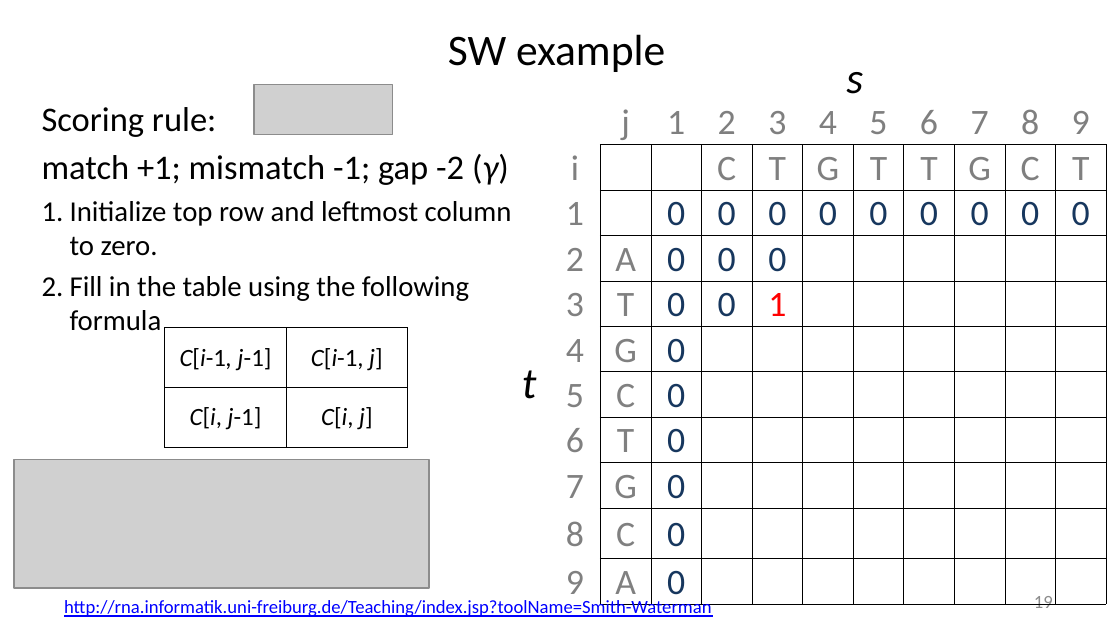
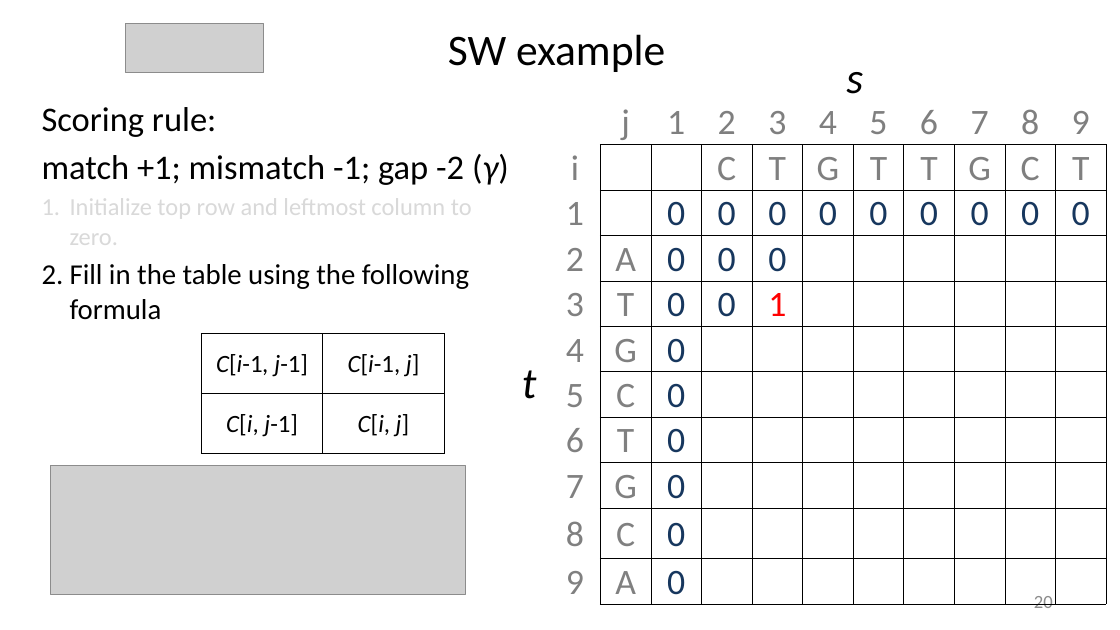
Before and after one commit to liu3zhenlab/teaching, a slide deck: slide 20 of PLPTH813Bioinformatis/2025/1_lecture/lecture04_alignment_I.pptx (slide 19 before the commit). Drawn at 1120x630 pixels with LibreOffice and Linux fonts; fonts in the diff are those of the drawing; grey boxes stand for pictures. Boxes give left, top, right and bottom in pixels: in the first picture for what was removed or moved away, otherwise in the second. Text is boxed around its words. In the diff, an @@ line names an element or a change of style, - is before the commit and + after.

```diff
--- a/PLPTH813Bioinformatis/2025/1_lecture/lecture04_alignment_I.pptx
+++ b/PLPTH813Bioinformatis/2025/1_lecture/lecture04_alignment_I.pptx
@@ picture added at (125,24,263,73) @@
@@ picture removed at (254,85,392,134) @@
@@ text at (70,193,472,252): size 18.5 to 15.7 pt, text colour #000000 to #D9D9D9 in "Initialize top row and leftmost column to ..." @@
@@ table: place and size @@
-table at (165,328,407,448)
+table at (202,334,444,454)
@@ picture: place and size @@
-picture at (15,459,429,588)
+picture at (50,466,465,595)
@@ text removed at (64,598,711,617) @@
-http://rna.informatik.uni-freiburg.de/Teaching/index.jsp?toolName=Smith-Waterman
@@ page number at (1034,596,1053,608): text changed @@
-19
+20
```
Also in this commit, not shown: 10 other slides changed, 1 slide added, 2 other files.
